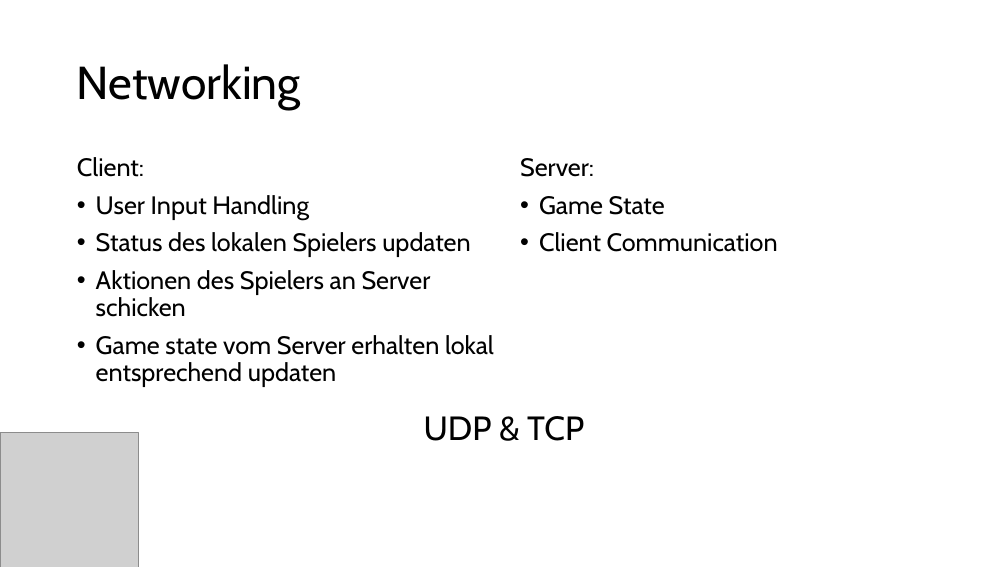
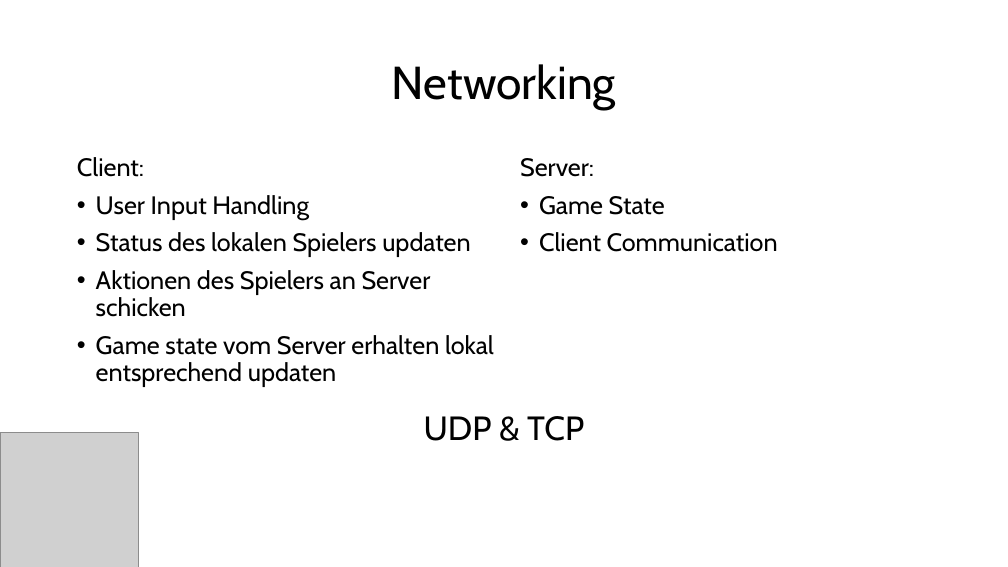
Before and after one commit to verifizieren/iGOAT, a slide deck: slide 7 of Presentation/Gruppe10(Präsentation1).pptx. Drawn at 1008x567 pixels with LibreOffice and Linux fonts; fonts in the diff are those of the drawing; grey boxes stand for pictures; background and template pictures are left out. Boxes give left, top, right and bottom in pixels: in the first picture for what was removed or moved away, otherwise in the second. Text is boxed around its words. In the diff, an @@ line names an element or a change of style, - is before the commit and + after.

```diff
--- a/Presentation/Gruppe10(Präsentation1).pptx
+++ b/Presentation/Gruppe10(Präsentation1).pptx
@@ title "Networking" at box(392, 64, 616, 110): alignment left to centre @@
```
Also in this commit, not shown: 5 other slides changed, 1 slide added, 1 other file.
